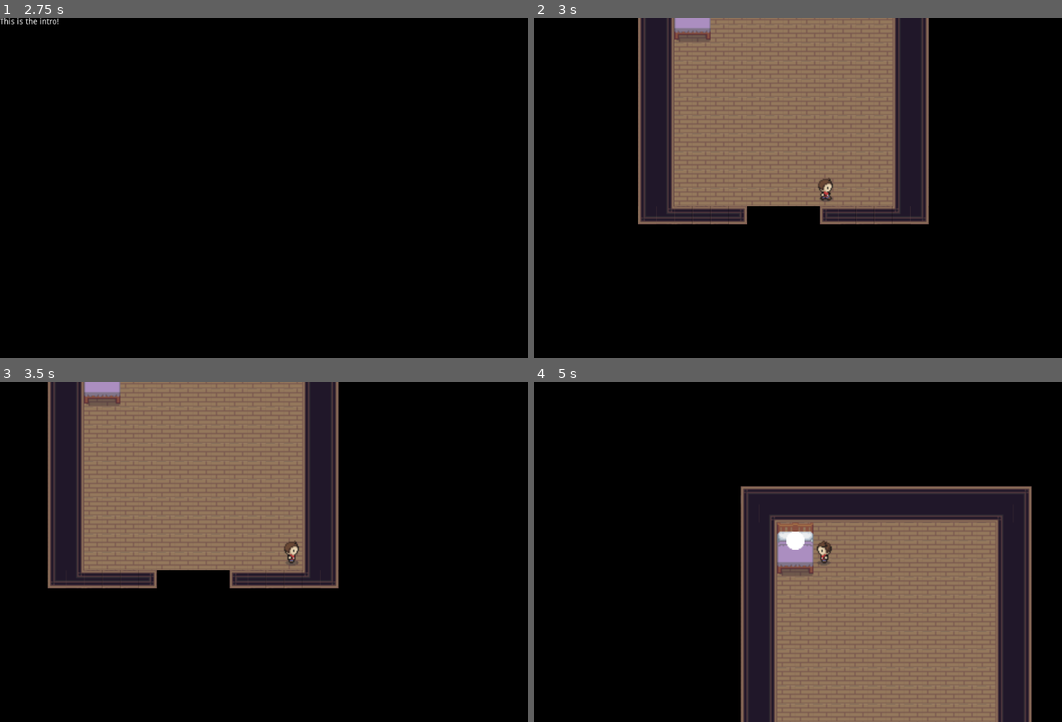
Above: before the commit, frames 1-4 (two rows, left to right).
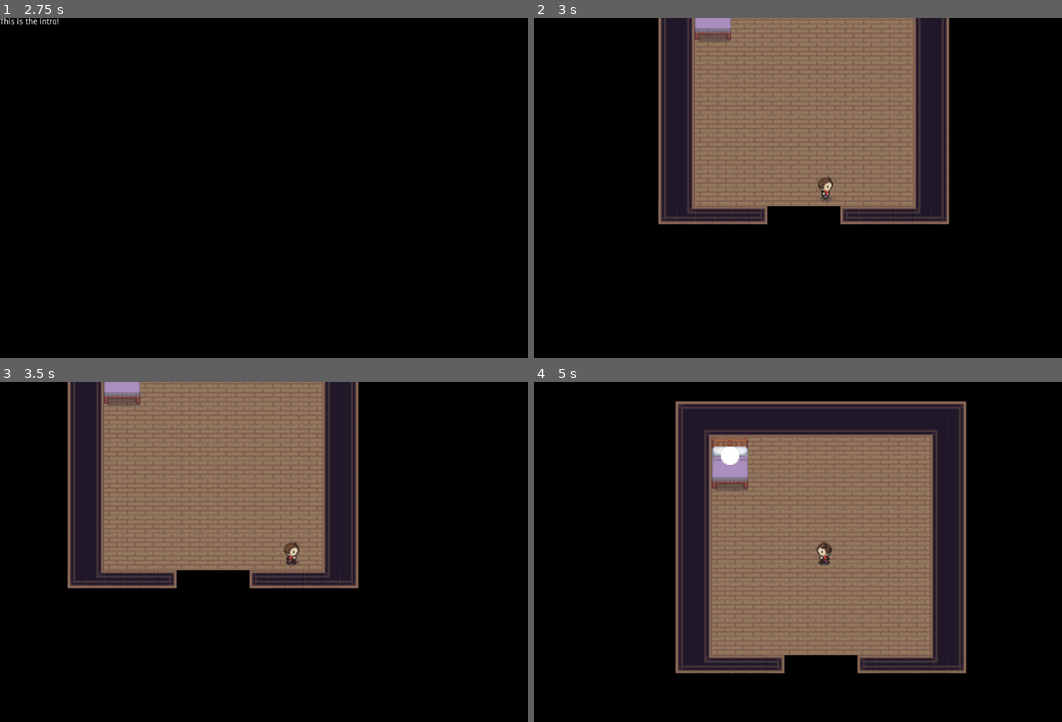
Above: after the commit, the same moments.

Repository: HaywardMorihara/2021AprGameJam
Game: Godot game, scene res://menu/MainMenu.tscn
The game is run twice, just before and just after one commit, with the same random seed, the same clock (stepped at 60 frames per second) and the same inputs.
Inputs (mouse positions are in pixels of both pictures, inside the frame that each line leads up to):
- Up to frame 1 (2.75 s): click "Start" at 0.5 s; tap Enter at 1.25 s; move the mouse to (417, 171) at 1.27 s; hold D (right) 1.28-2.03 s; tap E (check_watch, bound only after the commit) at 1.35 s; tap Space (check_watch, bound only before the commit) at 2, 2.1 s; move the mouse to (174, 205) at 2.02 s; hold S (down) from 2.03 s (still down)
- Up to frame 2 (3 s): tap Enter at 2.75 s; move the mouse to (882, 113) at 2.77 s; release S (down) at 2.78 s; press the mouse at (882, 113) at 2.78 s; hold D (right) from 2.78 s (still down)
- Up to frame 3 (3.5 s): keep holding D (right)
- Up to frame 4 (5 s): move the mouse to (798, 620) at 3.52 s; release D (right) at 3.53 s; release the mouse at (798, 620) at 3.53 s; hold W (up) 3.53-4.28 s; tap E (check_watch, bound only after the commit) at 3.6 s; move the mouse to (998, 603) at 4.27 s; hold A (left) from 4.28 s (still down); tap Space (check_watch, bound only before the commit) at 4.35 s

Frame 1 is identical in both runs. In frame 2, 12% of the frame differs, in the area x 19-79%, y 0-61%; in frame 3, 12%; in frame 4, 47%, in the area x 26-95%, y 5-100%.

Commit message:
Sprint and rewards for resting

Diff:
--- a/player/Player.gd
+++ b/player/Player.gd
@@ -3,18 +3,21 @@
 
 signal player_stillness_achieved
 
-export var speed = 200  # speed in pixels/sec
-export var is_light_on := false
+export var walk_speed = 100  # speed in pixels/sec
+export var sprint_speed = 400
+export var is_outside : bool
 
 var velocity = Vector2.ZERO
 
+var require_sprint_release := false
 
 func _ready():
 	$PlayerCanvasLayer/Watch.visible = false
 	$StillnessTimer.start()
 	$StillnessTimer.connect("stillness_achieved", self, "_stillness_achieved")
 	$PlayerAnimation.playing = true
-	$Light2D.visible = is_light_on
+	$Light2D.visible = is_outside
+	$PlayerCanvasLayer/SprintBar.visible = is_outside
 
 func _get_input():
 	velocity = Vector2.ZERO
@@ -30,6 +33,27 @@
 	if Input.is_action_pressed('up'):
 		velocity.y -= 1
 		$StillnessTimer.start()
+
+	if Input.is_action_just_released("sprint"):
+		require_sprint_release = false
+
+	var speed : float
+	if is_outside and Input.is_action_pressed('sprint') and $PlayerCanvasLayer/SprintBar.value > 2 and not require_sprint_release:
+		speed = sprint_speed
+		$PlayerAnimation.speed_scale = 2
+		$PlayerCanvasLayer/SprintBar.value -= 2
+		if $Camera2D.zoom.x > 0.5 and $Camera2D.zoom.y > 0.5:
+			$Camera2D.zoom -= Vector2(0.002, 0.002)
+		if $Light2D.scale.x > 15 and $Light2D.scale.y > 15:
+			$Light2D.scale -= Vector2(0.07,0.07)
+	else:
+		speed = walk_speed
+		$PlayerAnimation.speed_scale = 1
+		if $PlayerCanvasLayer/SprintBar.value < 100:
+			$PlayerCanvasLayer/SprintBar.value += 1
+
+	if $PlayerCanvasLayer/SprintBar.value <= 2:
+		require_sprint_release = true
 
 	# Make sure diagonal movement isn't faster
 	velocity = velocity.normalized() * speed
@@ -68,3 +92,7 @@
 	# TODO We'll probably want to do some other fancy things
 #	global_position.distance_to()
 	emit_signal("player_stillness_achieved")
+	if is_outside:
+		$PlayerCanvasLayer/SprintBar.value = 1000
+		$Camera2D.zoom = Vector2(1,1)
+		$Light2D.scale = Vector2(30,30)
--- a/player/Player.tscn
+++ b/player/Player.tscn
@@ -1,10 +1,11 @@
-[gd_scene load_steps=26 format=2]
+[gd_scene load_steps=27 format=2]
 
 [ext_resource path="res://player/StillnessTimer.gd" type="Script" id=1]
 [ext_resource path="res://assets/Light.png" type="Texture" id=2]
 [ext_resource path="res://player/Player.gd" type="Script" id=3]
 [ext_resource path="res://watch/Watch.tscn" type="PackedScene" id=4]
 [ext_resource path="res://assets/sprites/gfx/character.png" type="Texture" id=5]
+[ext_resource path="res://assets/sprites/SprintBar.png" type="Texture" id=6]
 
 [sub_resource type="CircleShape2D" id=1]
 
@@ -145,7 +146,19 @@
 [node name="PlayerCanvasLayer" type="CanvasLayer" parent="."]
 
 [node name="Watch" parent="PlayerCanvasLayer" instance=ExtResource( 4 )]
-visible = false
+
+[node name="SprintBar" type="TextureProgress" parent="PlayerCanvasLayer"]
+margin_left = 8.00003
+margin_top = 8.0
+margin_right = 104.0
+margin_bottom = 48.0
+rect_scale = Vector2( 10.4988, 1.23384 )
+max_value = 1000.0
+value = 100.0
+texture_progress = ExtResource( 6 )
+__meta__ = {
+"_edit_use_anchors_": false
+}
 
 [node name="StillnessTimer" type="Timer" parent="."]
 one_shot = true
--- a/project.godot
+++ b/project.godot
@@ -53,6 +53,11 @@
 }
 check_watch={
 "deadzone": 0.5,
+"events": [ Object(InputEventKey,"resource_local_to_scene":false,"resource_name":"","device":0,"alt":false,"shift":false,"control":false,"meta":false,"command":false,"pressed":false,"scancode":69,"unicode":0,"echo":false,"script":null)
+ ]
+}
+sprint={
+"deadzone": 0.5,
 "events": [ Object(InputEventKey,"resource_local_to_scene":false,"resource_name":"","device":0,"alt":false,"shift":false,"control":false,"meta":false,"command":false,"pressed":false,"scancode":32,"unicode":0,"echo":false,"script":null)
  ]
 }
Binary file added: assets/sprites/SprintBar.png
Not shown, added: assets/sprites/SprintBar.png.import
Not shown, changed: map/Map.tscn
